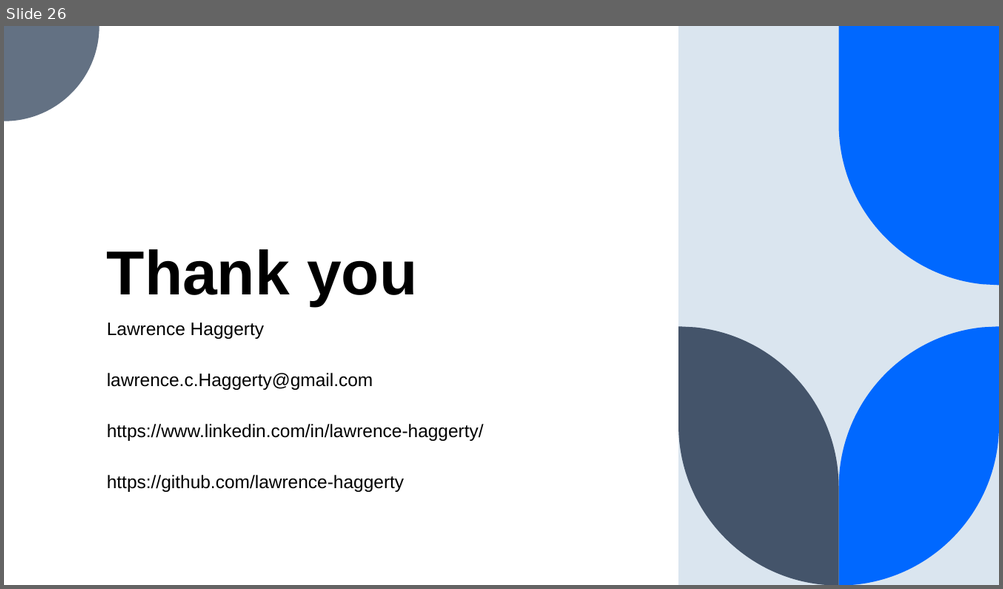
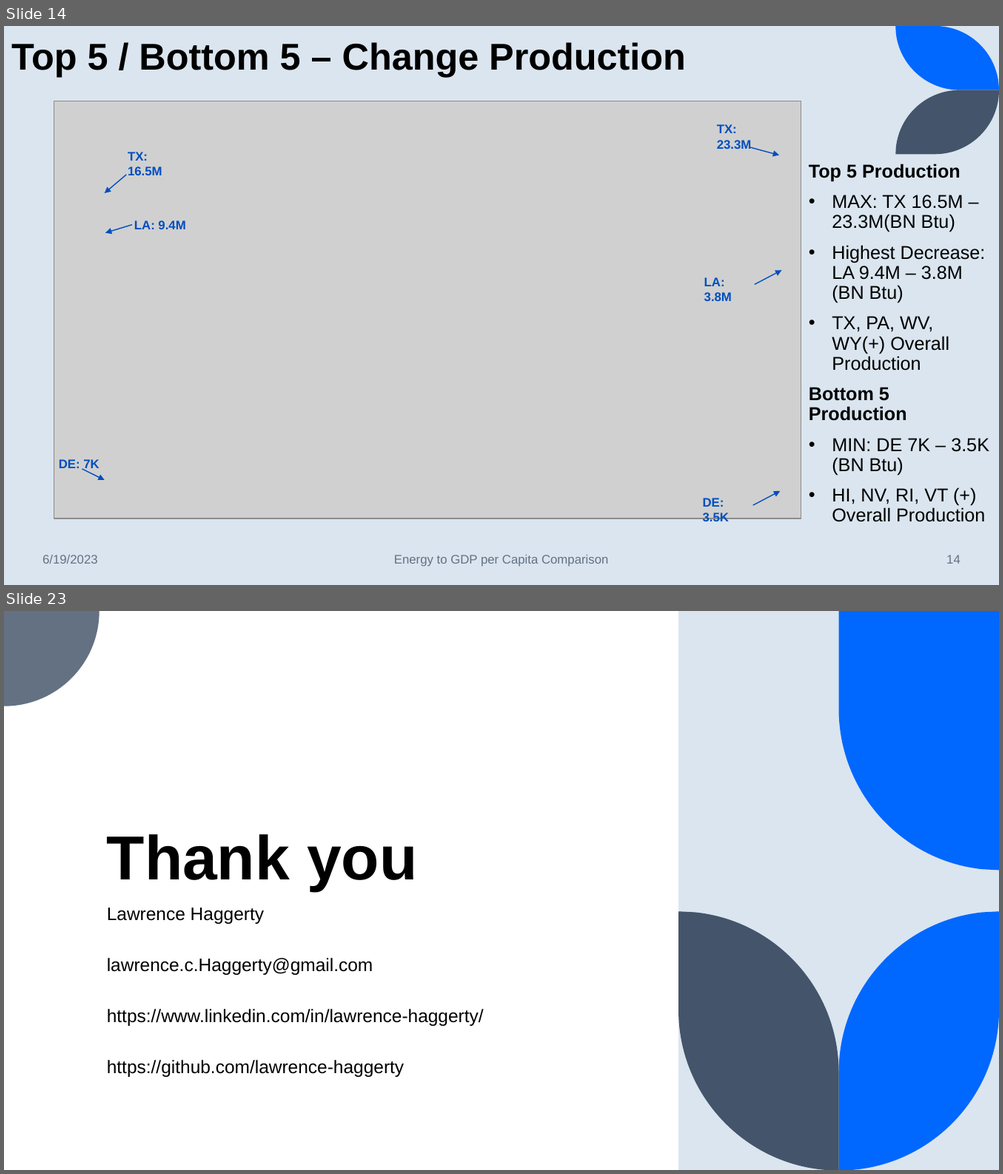
Before and after one commit to lawrence-haggerty/haggerty_energy_gdp_capstone, a slide deck: presentation/haggerty_energy_gdp_1.pptx. Shown one above the other, each under a label of ours: slide 26 before the commit, slides 14 and 23 after it; the slides between them are not shown. The pictures are 1003x589 and 1003x1174 pixels, drawn with LibreOffice and Linux fonts; fonts in the diff are those of the drawing; grey boxes stand for pictures. Boxes give left, top, right and bottom in pixels: in the first picture for what was removed or moved away, otherwise in the second. Text is boxed around its words. In the diff, an @@ line names an element or a change of style, - is before the commit and + after.

```diff
--- a/presentation/haggerty_energy_gdp_1.pptx
+++ b/presentation/haggerty_energy_gdp_1.pptx
@@ slide 14 added at box(4, 26, 999, 585), background #DAE5EF @@
@@ text added at box(11, 42, 686, 77), 36 pt, text #000000, bold @@
+Top 5 / Bottom 5 – Change Production
@@ freeform shape added at box(896, 26, 999, 90), fill #0068FF @@
@@ freeform shape added at box(896, 90, 999, 154), fill #44546A @@
@@ picture added at box(54, 101, 801, 519) @@
@@ text added at box(717, 124, 751, 149), 12 pt, text #004EBF, bold @@
+TX: 23.3M
@@ text added at box(128, 152, 162, 175), 12 pt, text #004EBF, bold @@
+TX: 16.5M
@@ arrow added from (749, 147) to (780, 155), #004EBF 1 pt @@
@@ arrow added from (126, 175) to (105, 193), #004EBF 1 pt @@
@@ text added at box(808, 164, 989, 505), 18 pt, text #000000 @@
+Top 5 Production
+• MAX: TX 16.5M – 23.3M(BN Btu)
+• Highest Decrease: LA 9.4M – 3.8M (BN Btu)
+• TX, PA, WV, WY(+) Overall Production
+Bottom 5 Production
+• MIN: DE 7K – 3.5K (BN Btu)
+• HI, NV, RI, VT (+) Overall Production
@@ arrow added from (132, 225) to (105, 233), #004EBF 1 pt @@
@@ text added at box(134, 221, 185, 230), 12 pt, text #004EBF, bold @@
+LA: 9.4M
@@ text added at box(704, 278, 731, 301), 12 pt, text #004EBF, bold @@
+LA: 3.8M
@@ arrow added from (754, 285) to (782, 271), #004EBF 1 pt @@
@@ text added at box(59, 460, 99, 471), 12 pt, text #004EBF, bold @@
+DE: 7K
@@ arrow added from (82, 469) to (105, 480), #004EBF 1 pt @@
@@ arrow added from (753, 506) to (780, 491), #004EBF 1 pt @@
@@ text added at box(703, 498, 728, 522), 12 pt, text #004EBF, bold @@
+DE: 3.5K
@@ text added at box(42, 555, 98, 564), 12 pt, text #637183 @@
+6/19/2023
@@ text added at box(394, 555, 608, 567), 12 pt, text #637183 @@
+Energy to GDP per Capita Comparison
@@ page number added at box(946, 555, 960, 564), 12 pt, text #637183 @@
+14
@@ what was slide 26 is now slide 23 @@
```
Also in this commit, not shown: 13 slides changed, 4 other slides added, 39 slides removed, 1 other file.
